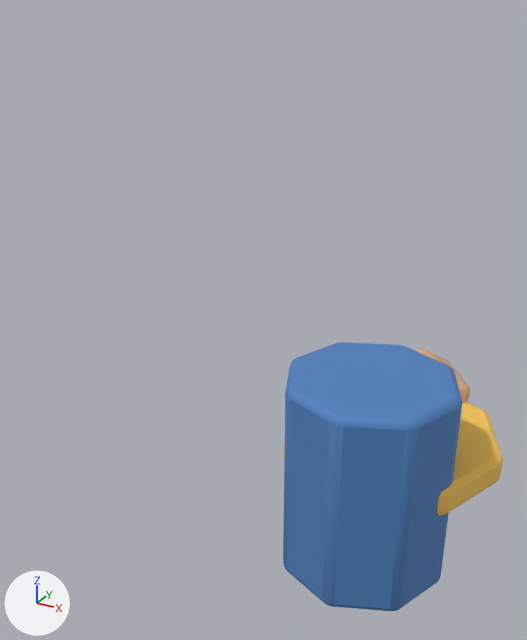
The glTF model assets/models/generated/hero_basic.glb as it was, and as the next commit left it.
The view is the same before and after, from a camera (50 mm lens) standing at (1.06, -2.03, 2.24) and looking at (-0.4, 0.62, 0.92). Arrows for +X, +Y and +Z are at lower left; the lights stay in place. The older version comes first. Where no turn or scale is listed for an object, it has been applied to the vertices.

The first picture shows 'Body', 'Head', 'ShoulderGuard'.
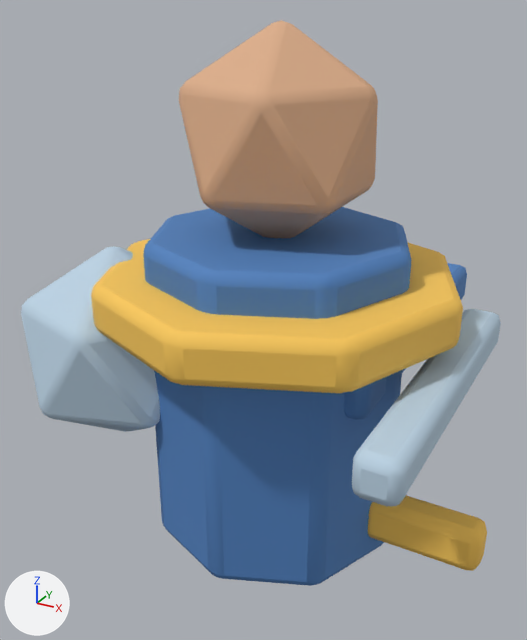
Pixel boxes (x1, y1, x2, y2) of what changed, in the pictures (527 x 640 px):
'Body', moved: before (283, 342, 462, 611); after (143, 207, 412, 586)
'ShoulderGuard', moved: before (284, 402, 503, 516); after (91, 239, 463, 393)
'Head', moved: before (415, 349, 470, 404); after (179, 20, 378, 238)
'Shield', added (blue): after (21, 247, 160, 432)
'Sword', added: after (352, 309, 501, 506)
'SwordHilt', added (orange): after (368, 495, 487, 571)
'Cape', added: after (344, 263, 467, 419)

The change in detail:
Material 'Palette_Steel' (mat_palette_steel) is new.
Its base color is (0.5, 0.65, 0.78) (blue #bcd3e5).
Its roughness is 0.78.
Mesh me_cube_004 is new.
It has 56 vertices, 108 faces and spans x -0.2..0.2, y -0.06..0.06, z -0.08..0.08.
It uses material mat_palette_gold (orange #f9c859).
Mesh me_cube_003 is new.
It has 56 vertices, 108 faces and spans x -0.07..0.07, y -0.55..0.55, z -0.07..0.07.
It uses material mat_palette_steel (blue #bcd3e5).
Mesh me_icosphere_007 is new.
It has 132 vertices, 260 faces and spans x -0.332..0.332, y -0.319..0.319, z -0.366..0.366.
It uses material mat_palette_steel (blue #bcd3e5).
Mesh me_cube_002 is new.
It has 56 vertices, 108 faces and spans x -0.42..0.42, y -0.58..0.58, z -0.08..0.08.
It uses material mat_palette_cloth (blue #5081bf).
Object 'Body' (ob_body) moves from (0.0, 1.0, 0.0) to (0.0, 0.0, 1.0).
Object 'Head' (ob_head) moves from (0.0, 1.85, 0.0) to (0.0, 0.0, 1.85).
Object 'ShoulderGuard' (ob_shoulderguard) moves from (0.0, 1.35, 0.0) to (0.0, 0.0, 1.35).
Object 'SwordHilt' (ob_swordhilt) is new; it shows me_cube_004.
Its location is (0.58, -0.05, 0.62).
Object 'Sword' (ob_sword) is new; it shows me_cube_003.
Its location is (0.58, -0.05, 1.15).
Object 'Shield' (ob_shield) is new; it shows me_icosphere_007.
Its location is (-0.55, -0.18, 1.1).
Object 'Cape' (ob_cape) is new; it shows me_cube_002.
Its location is (0.0, 0.34, 1.15).
